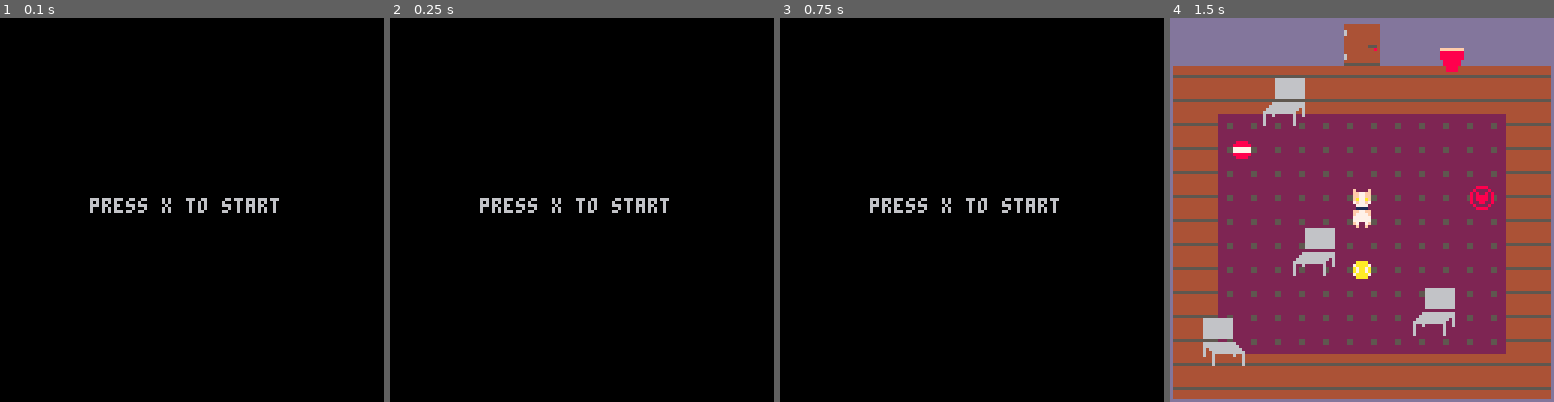
Above: before the commit, frames 1-4 (left to right).
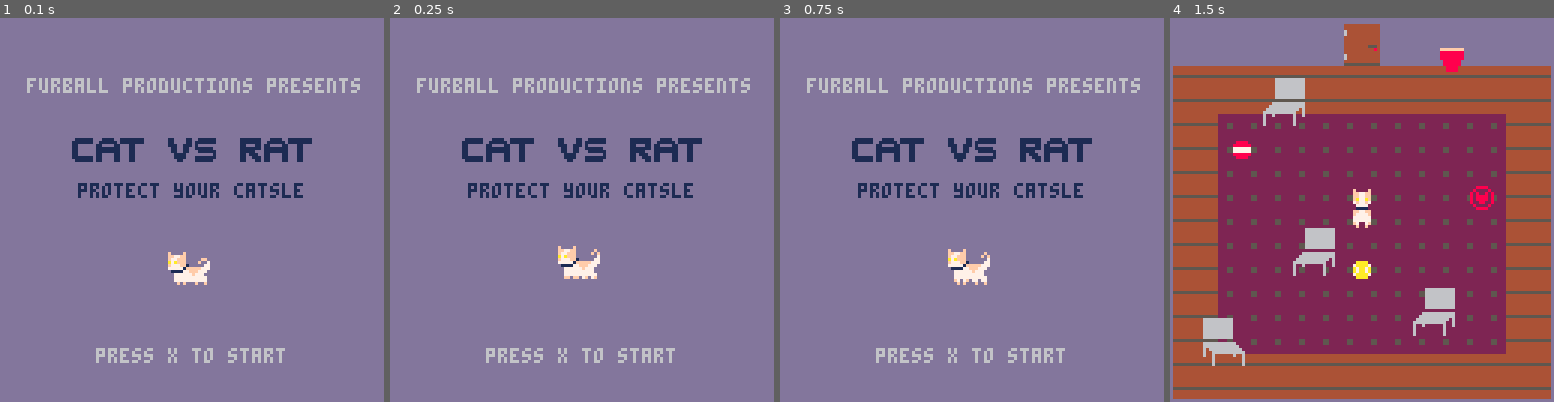
Above: after the commit, the same moments.

Repository: Mpgrime/GameDesign
Game: PICO-8 cartridge catgame.p8
The game is run twice, just before and just after one commit, with the same random seed, the same clock (stepped at 60 frames per second) and the same inputs.
Inputs:
- Up to frame 1 (0.1 s): no input
- Up to frame 2 (0.25 s): no input
- Up to frame 3 (0.75 s): no input
- Up to frame 4 (1.5 s): tap X (X key) at 1.07 s

The runs differ from the first frame. In frame 1, 100% of the frame differs, in the area x 0-100%, y 0-100%; in frame 2, 100%; in frame 3, 100%; in frame 4, nothing differs.

Commit message:
Updated with finished title screen

Diff:
--- a/catgame.p8
+++ b/catgame.p8
@@ -29,6 +29,10 @@
 	--states
 	_update = title_update
 	_draw = title_draw
+
+	--cat animation stuff
+	frame=1
+	flist={1,3,5}
 end
 
 --start of room1 gameplay
@@ -99,6 +103,12 @@
 
 --when on title screen
 function title_update()
+	if frame<3.9 then
+ 	frame+=.3 --sets anim speed
+ else
+ 	frame=1
+ end
+
 	if btnp(❎) then
 		game_init()
 	end
@@ -339,7 +349,11 @@
 --draws title screen stuff
 function title_draw()
 	cls()
-	print("press x to start", 30, 60)
+	map(0,16,0,0,128,64)
+	print("furball productions presents",9,20,6)
+	print("protect your catsle",26,55,1)
+	print("press x to start",32,110,6)
+	spr(flist[flr(frame)],55,75,2,2) --cat sprite
 end
 
 --draws first room map
@@ -465,6 +479,14 @@
 00000000000000000000000000000000000000000000000000000000000000000000000000000000000000000000000080088008b00bb00b0000000000000000
 000000000000000000000000000000000000000000000000000000000000000000000000000000000000000000000000080000800b0000b00000000000000000
 0000000000000000000000000000000000000000000000000000000000000000000000000000000000000000000000000088880000bbbb000000000000000000
+d111111ddd1111dd111111111111111d11dddd11dd11111100000000000000000000000000000000000000000000000000000000000000000000000000000000
+1111111dd111111d111111111111111d11dddd11d111111100000000000000000000000000000000000000000000000000000000000000000000000000000000
+11dddddd11dddd11ddd11ddd11ddd11d111dd111d1dddddd00000000000000000000000000000000000000000000000000000000000000000000000000000000
+11dddddd11111111ddd11ddd1111111dd11dd11dd111111d00000000000000000000000000000000000000000000000000000000000000000000000000000000
+11dddddd11111111ddd11ddd11111dddd11dd11ddd11111100000000000000000000000000000000000000000000000000000000000000000000000000000000
+11dddddd11dddd11ddd11ddd11d111dddd1111ddddddddd100000000000000000000000000000000000000000000000000000000000000000000000000000000
+1111111d11dddd11ddd11ddd11dd111ddd1111ddd111111100000000000000000000000000000000000000000000000000000000000000000000000000000000
+d111111d11dddd11ddd11ddd11ddd11dddd11dddd111111d00000000000000000000000000000000000000000000000000000000000000000000000000000000
 
 
 
@@ -612,19 +634,19 @@
 4043464646464646464646464646434540434343434343434343434343434345404343434343434343434343434343454043434343434343434343434343434500000000000000000000000000000000000000000000000000000000000000000000000000000000000000000000000000000000000000000000000000000000
 4043434343434343434343434343434540434343434343434343434343434345404343434343434343434343434343454043434343434343434343434343434500000000000000000000000000000000000000000000000000000000000000000000000000000000000000000000000000000000000000000000000000000000
 4144444444444444444444444444444241444444444444434344444444444442414444444444444343444444444444424144444444444443434444444444444200000000000000000000000000000000000000000000000000000000000000000000000000000000000000000000000000000000000000000000000000000000
-0000000000000000000000000000000047474747474747434347474747474747000000000000000000000000000000004747474747474743434747474747474700000000000000000000000000000000000000000000000000000000000000000000000000000000000000000000000000000000000000000000000000000000
-0000000000000000000000000000000047474747474747434347474747474747000000000000000000000000000000004747474747474743434747474747474700000000000000000000000000000000000000000000000000000000000000000000000000000000000000000000000000000000000000000000000000000000
-0000000000000000000000000000000040434343434343434343434343434345000000000000000000000000000000004043434343434343434343434343434500000000000000000000000000000000000000000000000000000000000000000000000000000000000000000000000000000000000000000000000000000000
-0000000000000000000000000000000040434343434343434343434343434345000000000000000000000000000000004043434343434343434343434343434500000000000000000000000000000000000000000000000000000000000000000000000000000000000000000000000000000000000000000000000000000000
-0000000000000000000000000000000040434343434343434343434343434345000000000000000000000000000000004043434343434343434343434343434500000000000000000000000000000000000000000000000000000000000000000000000000000000000000000000000000000000000000000000000000000000
-0000000000000000000000000000000040434343434343434343434343434345000000000000000000000000000000004043434343434343434343434343434500000000000000000000000000000000000000000000000000000000000000000000000000000000000000000000000000000000000000000000000000000000
-0000000000000000000000000000000040434343434343434343434343434345000000000000000000000000000000004043434343434343434343434343434500000000000000000000000000000000000000000000000000000000000000000000000000000000000000000000000000000000000000000000000000000000
-0000000000000000000000000000000040434343434343434343434343434345000000000000000000000000000000004043434343434343434343434343434500000000000000000000000000000000000000000000000000000000000000000000000000000000000000000000000000000000000000000000000000000000
-0000000000000000000000000000000040434343434343434343434343434345000000000000000000000000000000004043434343434343434343434343434500000000000000000000000000000000000000000000000000000000000000000000000000000000000000000000000000000000000000000000000000000000
-0000000000000000000000000000000040434343434343434343434343434345000000000000000000000000000000004043434343434343434343434343434500000000000000000000000000000000000000000000000000000000000000000000000000000000000000000000000000000000000000000000000000000000
-0000000000000000000000000000000040434343434343434343434343434345000000000000000000000000000000004043434343434343434343434343434500000000000000000000000000000000000000000000000000000000000000000000000000000000000000000000000000000000000000000000000000000000
-0000000000000000000000000000000040434343434343434343434343434345000000000000000000000000000000004043434343434343434343434343434500000000000000000000000000000000000000000000000000000000000000000000000000000000000000000000000000000000000000000000000000000000
-0000000000000000000000000000000040434343434343434343434343434345000000000000000000000000000000004043434343434343434343434343434500000000000000000000000000000000000000000000000000000000000000000000000000000000000000000000000000000000000000000000000000000000
-0000000000000000000000000000000040434343434343434343434343434345000000000000000000000000000000004043434343434343434343434343434500000000000000000000000000000000000000000000000000000000000000000000000000000000000000000000000000000000000000000000000000000000
-0000000000000000000000000000000040434343434343434343434343434345000000000000000000000000000000004043434343434343434343434343434500000000000000000000000000000000000000000000000000000000000000000000000000000000000000000000000000000000000000000000000000000000
-0000000000000000000000000000000041444444444444444444444444444442000000000000000000000000000000004144444444444444444444444444444200000000000000000000000000000000000000000000000000000000000000000000000000000000000000000000000000000000000000000000000000000000
+4747474747474747474747474747474747474747474747434347474747474747000000000000000000000000000000004747474747474743434747474747474700000000000000000000000000000000000000000000000000000000000000000000000000000000000000000000000000000000000000000000000000000000
+4747474747474747474747474747474747474747474747434347474747474747000000000000000000000000000000004747474747474743434747474747474700000000000000000000000000000000000000000000000000000000000000000000000000000000000000000000000000000000000000000000000000000000
+4747474747474747474747474747474740434343434343434343434343434345000000000000000000000000000000004043434343434343434343434343434500000000000000000000000000000000000000000000000000000000000000000000000000000000000000000000000000000000000000000000000000000000
+4747474747474747474747474747474740434343434343434343434343434345000000000000000000000000000000004043434343434343434343434343434500000000000000000000000000000000000000000000000000000000000000000000000000000000000000000000000000000000000000000000000000000000
+4747474747474747474747474747474740434343434343434343434343434345000000000000000000000000000000004043434343434343434343434343434500000000000000000000000000000000000000000000000000000000000000000000000000000000000000000000000000000000000000000000000000000000
+4747478081824784854783818247474740434343434343434343434343434345000000000000000000000000000000004043434343434343434343434343434500000000000000000000000000000000000000000000000000000000000000000000000000000000000000000000000000000000000000000000000000000000
+4747474747474747474747474747474740434343434343434343434343434345000000000000000000000000000000004043434343434343434343434343434500000000000000000000000000000000000000000000000000000000000000000000000000000000000000000000000000000000000000000000000000000000
+4747474747474747474747474747474740434343434343434343434343434345000000000000000000000000000000004043434343434343434343434343434500000000000000000000000000000000000000000000000000000000000000000000000000000000000000000000000000000000000000000000000000000000
+4747474747474747474747474747474740434343434343434343434343434345000000000000000000000000000000004043434343434343434343434343434500000000000000000000000000000000000000000000000000000000000000000000000000000000000000000000000000000000000000000000000000000000
+4747474747474747474747474747474740434343434343434343434343434345000000000000000000000000000000004043434343434343434343434343434500000000000000000000000000000000000000000000000000000000000000000000000000000000000000000000000000000000000000000000000000000000
+4747474747474747474747474747474740434343434343434343434343434345000000000000000000000000000000004043434343434343434343434343434500000000000000000000000000000000000000000000000000000000000000000000000000000000000000000000000000000000000000000000000000000000
+4747474747474747474747474747474740434343434343434343434343434345000000000000000000000000000000004043434343434343434343434343434500000000000000000000000000000000000000000000000000000000000000000000000000000000000000000000000000000000000000000000000000000000
+4747474747474747474747474747474740434343434343434343434343434345000000000000000000000000000000004043434343434343434343434343434500000000000000000000000000000000000000000000000000000000000000000000000000000000000000000000000000000000000000000000000000000000
+4747474747474747474747474747474740434343434343434343434343434345000000000000000000000000000000004043434343434343434343434343434500000000000000000000000000000000000000000000000000000000000000000000000000000000000000000000000000000000000000000000000000000000
+4747474747474747474747474747474740434343434343434343434343434345000000000000000000000000000000004043434343434343434343434343434500000000000000000000000000000000000000000000000000000000000000000000000000000000000000000000000000000000000000000000000000000000
+4747474747474747474747474747474741444444444444444444444444444442000000000000000000000000000000004144444444444444444444444444444200000000000000000000000000000000000000000000000000000000000000000000000000000000000000000000000000000000000000000000000000000000
